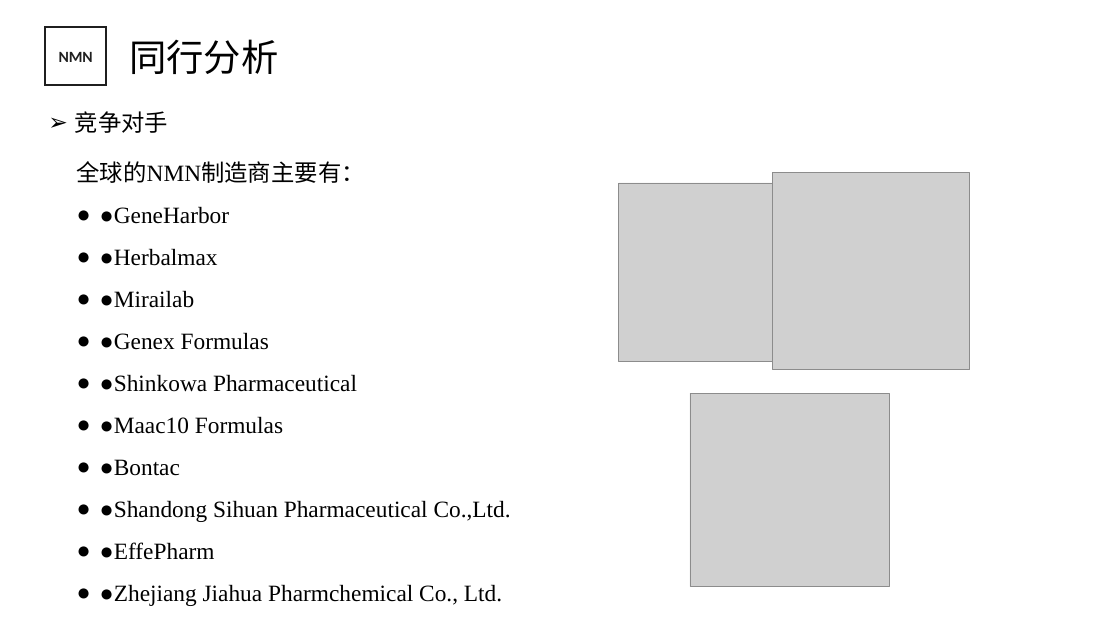
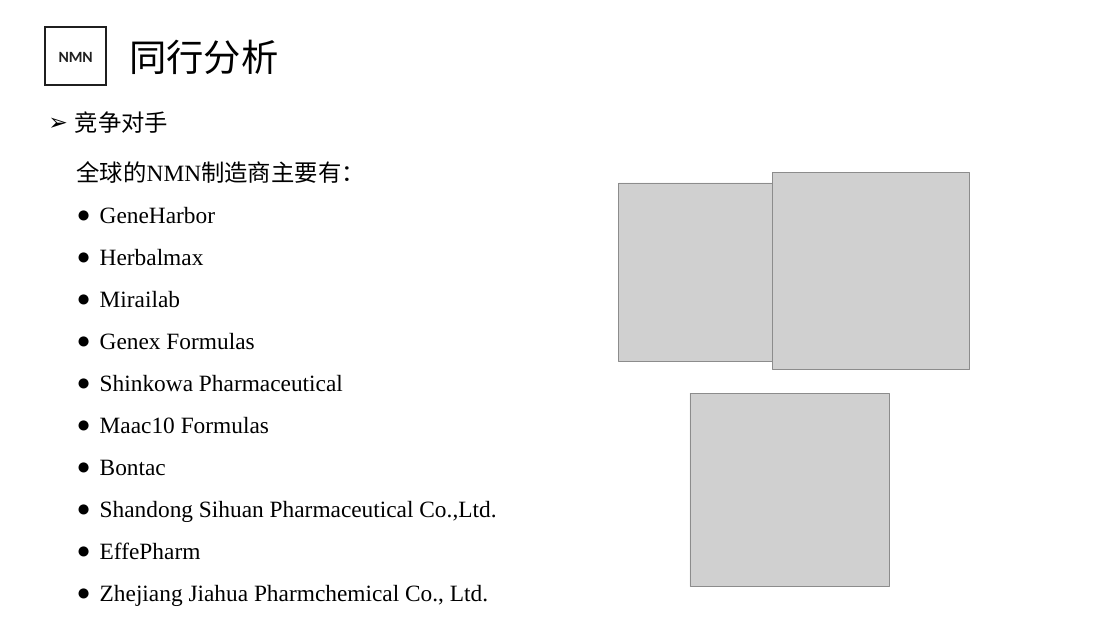
Before and after one commit to JuXue54/blockchain, a slide deck: slide 11 of temp/NMN商业计划书2.pptx. Drawn at 1120x630 pixels with LibreOffice and Linux fonts; fonts in the diff are those of the drawing; grey boxes stand for pictures; background and template pictures are left out. Boxes give left, top, right and bottom in pixels: in the first picture for what was removed or moved away, otherwise in the second. Text is boxed around its words. In the diff, an @@ line names an element or a change of style, - is before the commit and + after.

```diff
--- a/temp/NMN商业计划书2.pptx
+++ b/temp/NMN商业计划书2.pptx
@@ text at box(100, 206, 496, 606): text changed @@
-● ●GeneHarbor
-● ●Herbalmax
-● ●Mirailab
-● ●Genex Formulas
-● ●Shinkowa Pharmaceutical
-● ●Maac10 Formulas
-● ●Bontac
-● ●Shandong Sihuan Pharmaceutical Co.,Ltd.
-● ●EffePharm
-● ●Zhejiang Jiahua Pharmchemical Co., Ltd.
+● GeneHarbor
+● Herbalmax
+● Mirailab
+● Genex Formulas
+● Shinkowa Pharmaceutical
+● Maac10 Formulas
+● Bontac
+● Shandong Sihuan Pharmaceutical Co.,Ltd.
+● EffePharm
+● Zhejiang Jiahua Pharmchemical Co., Ltd.
```
Also in this commit, not shown: 6 other slides changed, 1 other file.
